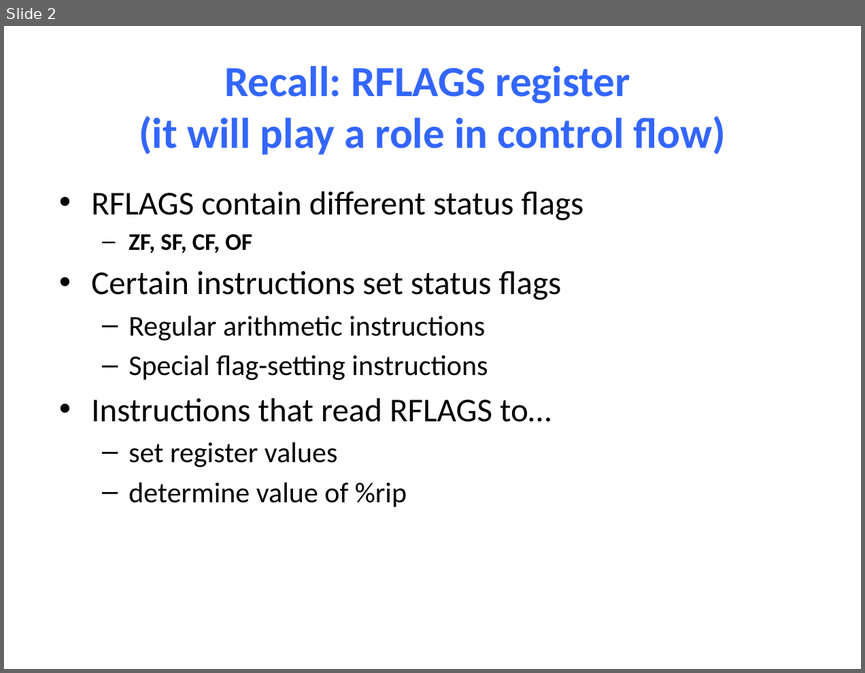
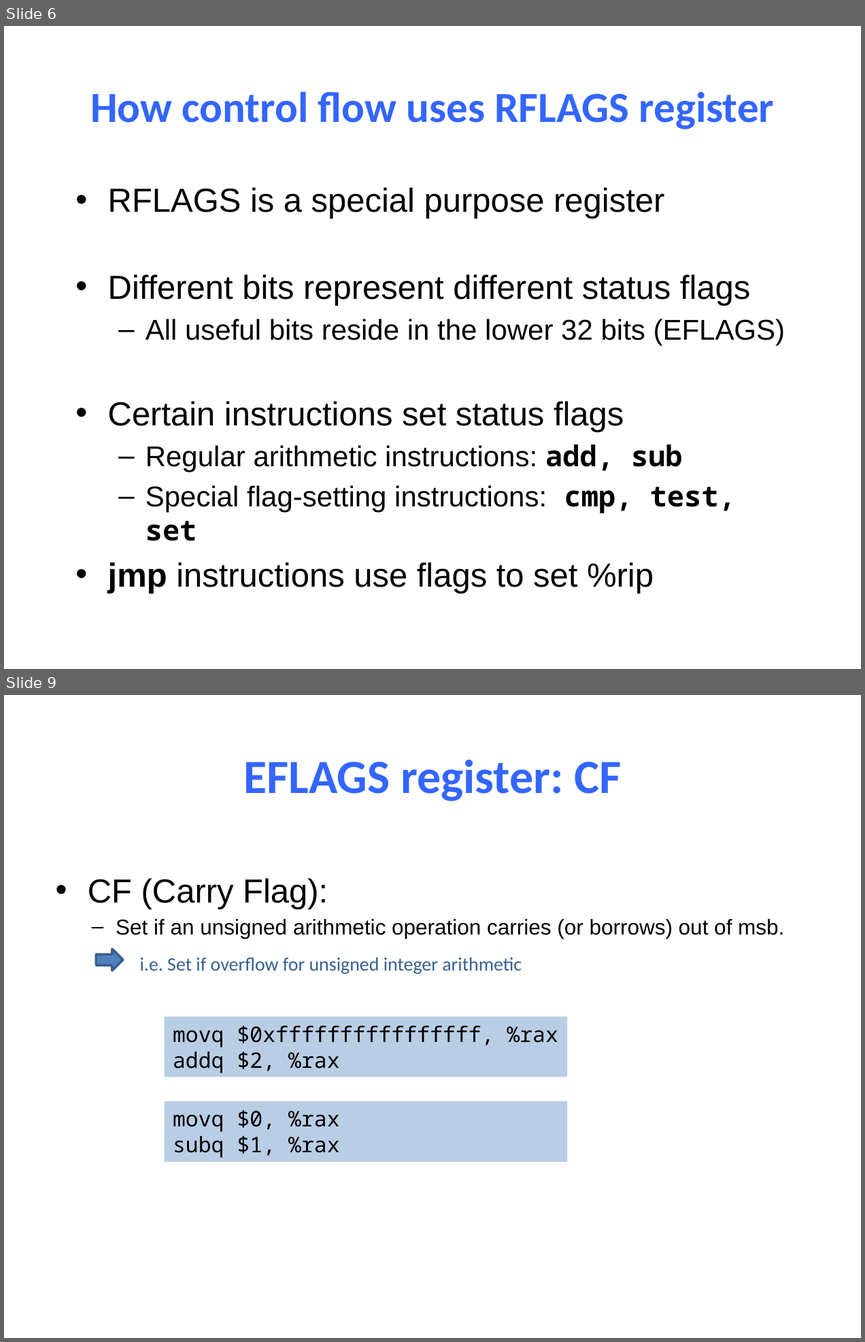
Before and after one commit to NYU-CSO/nyu-cso.github.io, a slide deck: notes/08-Machine_Control.pptx. Shown one above the other, each under a label of ours: slide 2 before the commit, slides 6 and 9 after it; the slides between them are not shown. The pictures are 865x673 and 865x1342 pixels, drawn with LibreOffice and Linux fonts; fonts in the diff are those of the drawing. Boxes give left, top, right and bottom in pixels: in the first picture for what was removed or moved away, otherwise in the second. Text is boxed around its words. In the diff, an @@ line names an element or a change of style, - is before the commit and + after.

```diff
--- a/notes/08-Machine_Control.pptx
+++ b/notes/08-Machine_Control.pptx
@@ slide 9 added at (x1=4, y1=695, x2=861, y2=1338), background #FFFFFF @@
@@ title added at (x1=243, y1=760, x2=621, y2=801), 40 pt, text #3366FF, bold @@
+EFLAGS register: CF
@@ text added at (x1=88, y1=878, x2=784, y2=938), 18 pt, text #000000 @@
+• CF (Carry Flag):
+  – Set if an unsigned arithmetic operation carries (or borrows) out of msb.
@@ right arrow added at (x1=96, y1=949, x2=122, y2=970), fill #4F81BD, outline #3A5F8C 2 pt @@
@@ text added at (x1=140, y1=957, x2=521, y2=974), 16 pt, text #376092 @@
+i.e. Set if overflow for unsigned integer arithmetic
@@ rectangle added at (x1=164, y1=1016, x2=567, y2=1077), fill #B9CDE5, 18 pt, text #000000 @@
+movq $0xffffffffffffffff, %rax
+addq $2, %rax
@@ rectangle added at (x1=164, y1=1101, x2=567, y2=1162), fill #B9CDE5, 18 pt, text #000000 @@
+movq $0, %rax
+subq $1, %rax
@@ what was slide 2 is now slide 6 @@
@@ slide 6 changed as well @@
@@ title at (x1=90, y1=91, x2=774, y2=129): text changed @@
-Recall: RFLAGS register
-(it will play a role in control flow)
+How control flow uses RFLAGS register
@@ text "RFLAGS is a special purpose ..." moved from (x1=91, y1=191, x2=584, y2=507) to (x1=108, y1=187, x2=785, y2=593) @@
@@ text at (x1=108, y1=187, x2=785, y2=346): text changed; font Calibri to Arial @@
-• RFLAGS contain different status flags
-  – ZF, SF, CF, OF
+• RFLAGS is a special purpose register
+• Different bits represent different status flags
+  – All useful bits reside in the lower 32 bits (EFLAGS)
@@ text at (x1=108, y1=401, x2=623, y2=432): font Calibri to Arial in "Certain instructions set status flags" @@
@@ text at (x1=108, y1=444, x2=736, y2=593): text changed; font Calibri to Arial @@
-  – Regular arithmetic instructions
-  – Special flag-setting instructions
-• Instructions that read RFLAGS to…
-  – set register values
-  – determine value of %rip
+  – Regular arithmetic instructions: add, sub
+  – Special flag-setting instructions: cmp, test, set
+• jmp instructions use flags to set %rip
```
Also in this commit, not shown: 17 other slides changed, 16 other slides added, 2 other files.
